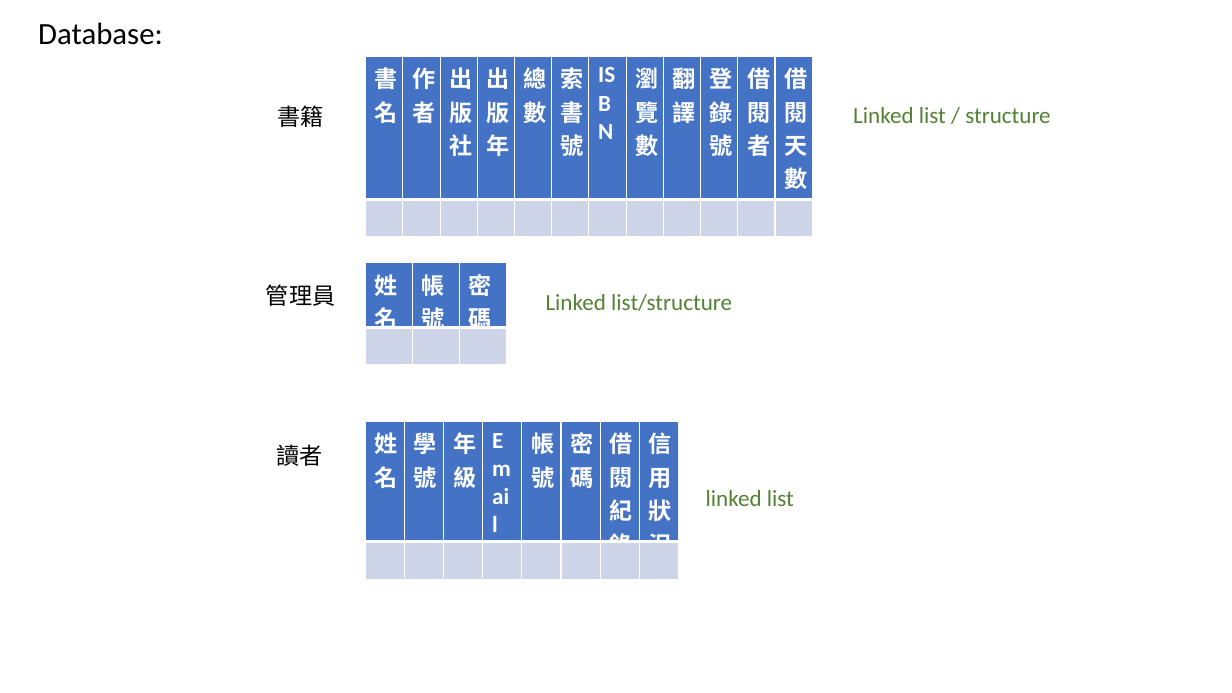
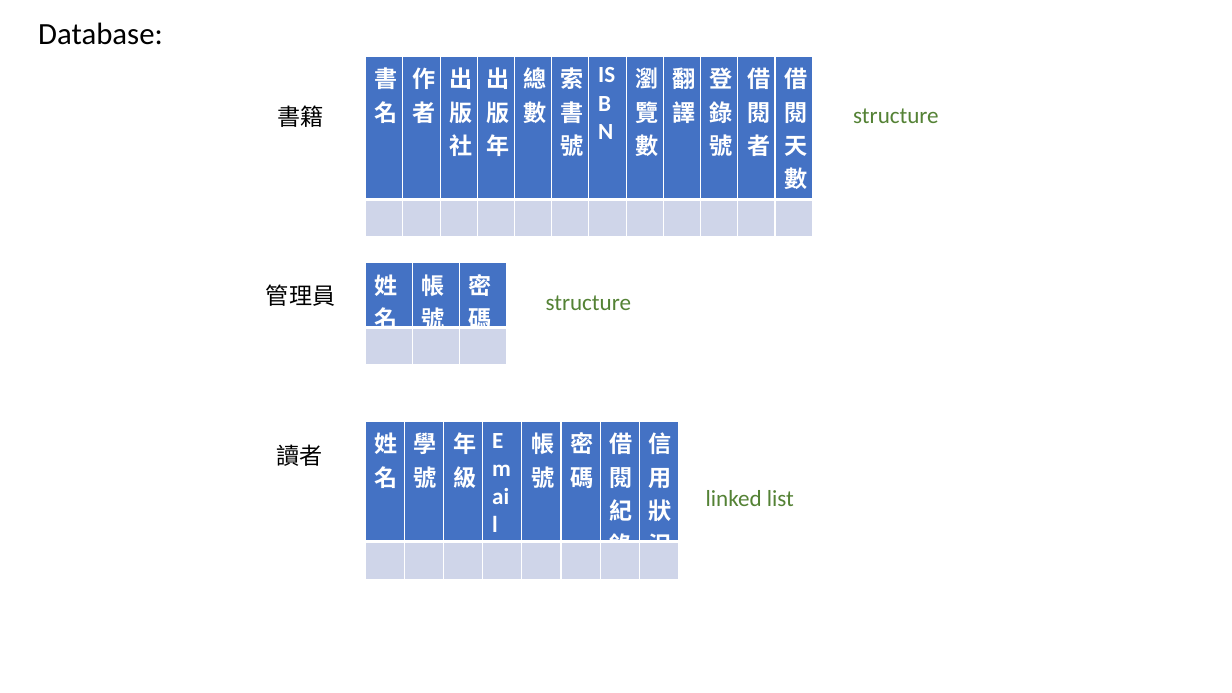
Before and after one commit to 1508leo/PD_Final_Project, a slide deck: slide 2 of Store/outline.pptx. Drawn at 1232x693 pixels with LibreOffice and Linux fonts; fonts in the diff are those of the drawing. Boxes give left, top, right and bottom in pixels: in the first picture for what was removed or moved away, otherwise in the second. Text is boxed around its words. In the diff, an @@ line names an element or a change of style, - is before the commit and + after.

```diff
--- a/Store/outline.pptx
+++ b/Store/outline.pptx
@@ text at (853, 108, 938, 123): text changed @@
-Linked list / structure
+structure
@@ text at (546, 295, 631, 310): text changed @@
-Linked list/structure
+structure
```
Also in this commit, not shown: 4 other slides changed, 1 other file.
